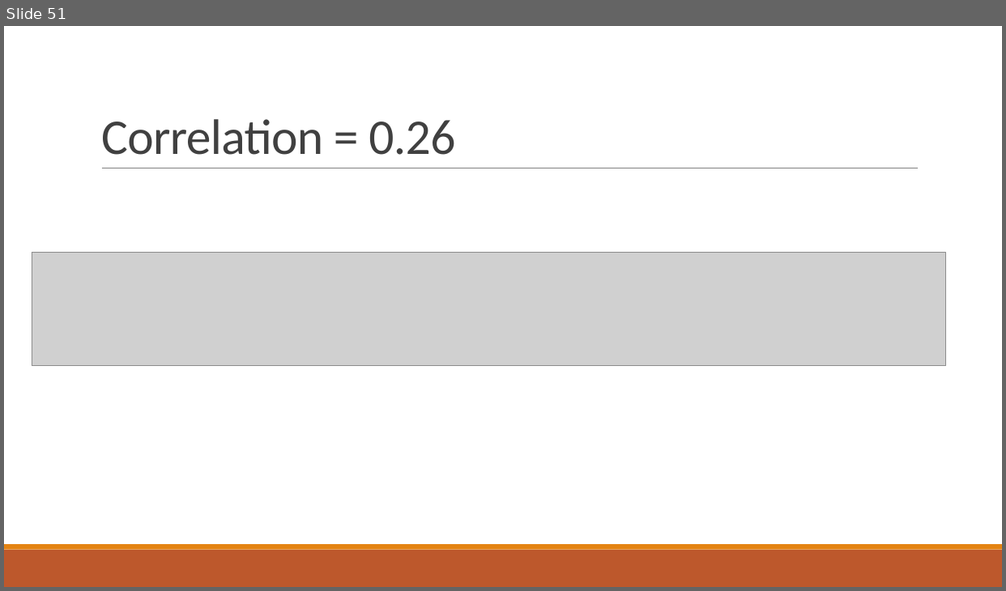
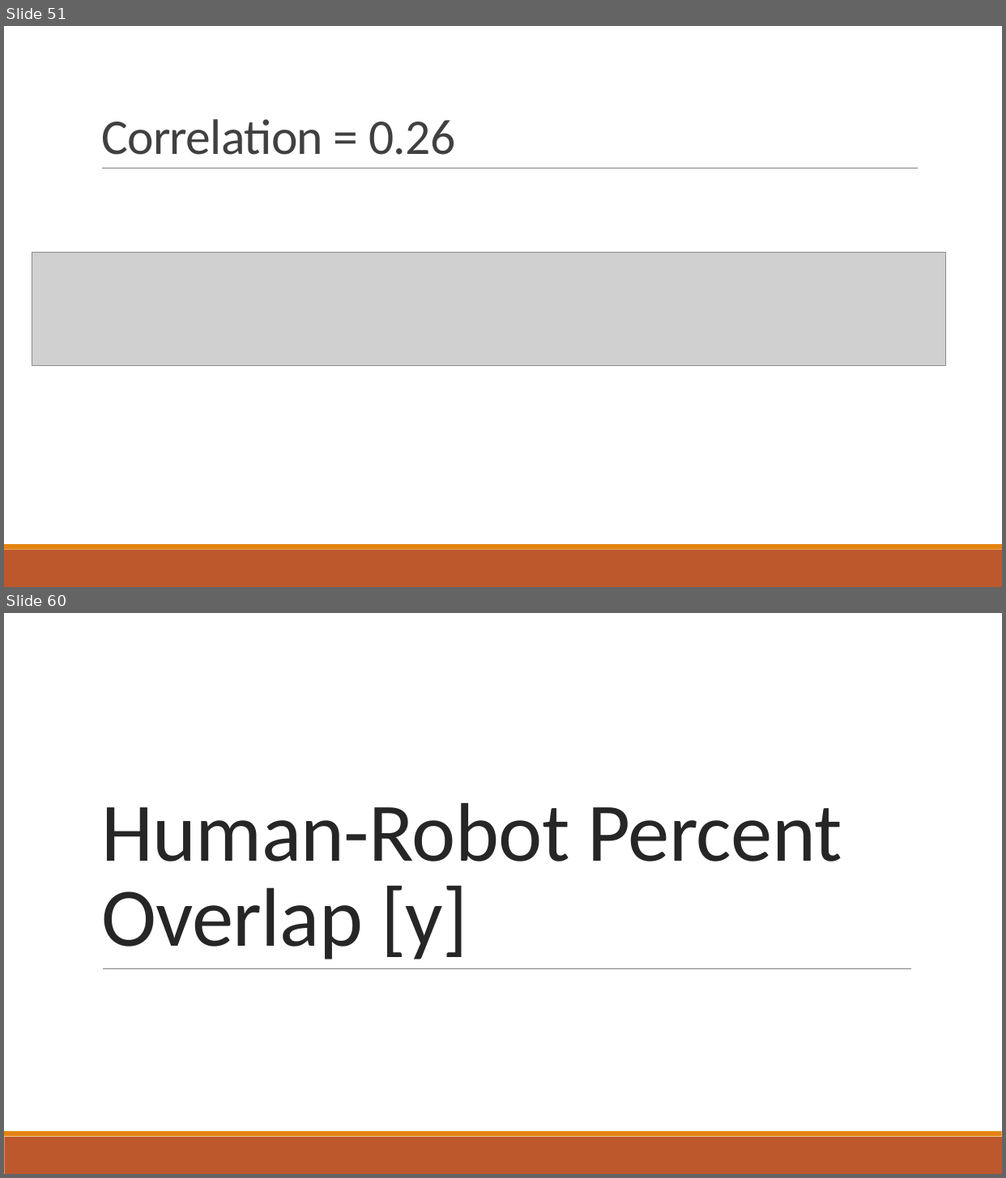
Before and after one commit to mpan31415/AutonomyFitts, a slide deck: R_analysis/results_interpretation_short.pptx. Shown one above the other, each under a label of ours: slide 51 before the commit, slides 51 and 60 after it; the slides between them are not shown. The pictures are 1006x591 and 1006x1178 pixels, drawn with LibreOffice and Linux fonts; fonts in the diff are those of the drawing; grey boxes stand for pictures. Boxes give left, top, right and bottom in pixels: in the first picture for what was removed or moved away, otherwise in the second. Text is boxed around its words. In the diff, an @@ line names an element or a change of style, - is before the commit and + after.

```diff
--- a/R_analysis/results_interpretation_short.pptx
+++ b/R_analysis/results_interpretation_short.pptx
@@ slide 60 added at bbox=[4, 613, 1002, 1174], background #FFFFFF; not listed: 2 template elements that a slide beside it also shows @@
@@ title added at bbox=[101, 803, 842, 960], 80 pt, text #262626 @@
+Human-Robot Percent Overlap [y]
@@ line added from (103, 969) to (911, 969), #808080 0.5 pt @@
```
Also in this commit, not shown: 23 other slides added, 2 other files.
